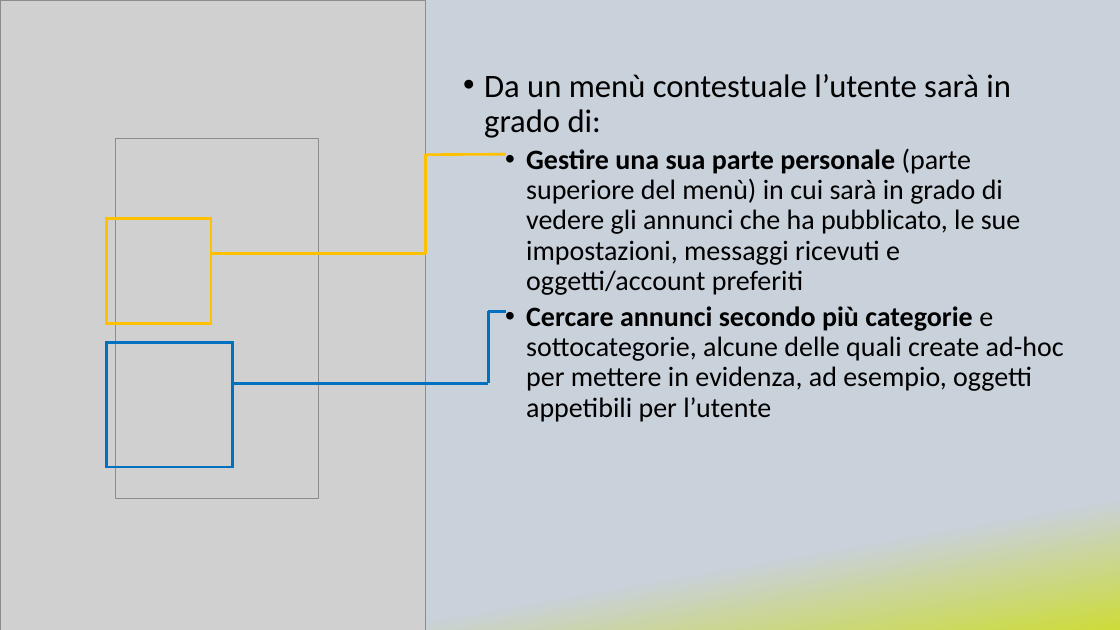
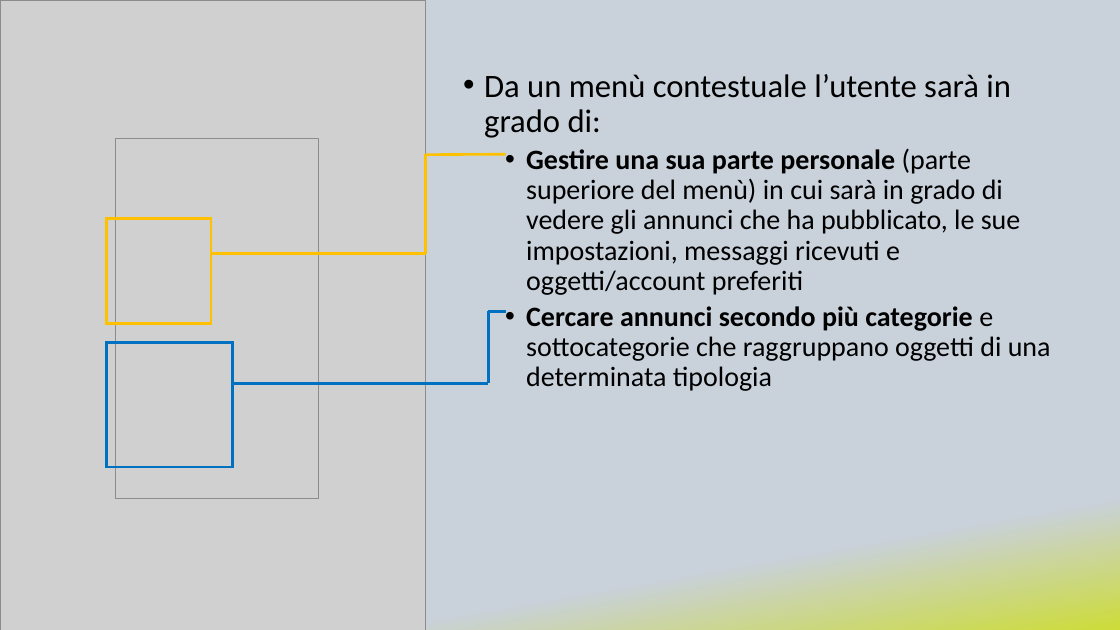
Before and after one commit to Dr-Dd/RentIT, a slide deck: slide 4 of mockup/presentazione - def.pptx. Drawn at 1120x630 pixels with LibreOffice and Linux fonts; fonts in the diff are those of the drawing; grey boxes stand for pictures. Boxes give left, top, right and bottom in pixels: in the first picture for what was removed or moved away, otherwise in the second. Text is boxed around its words. In the diff, an @@ line names an element or a change of style, - is before the commit and + after.

```diff
--- a/mockup/presentazione - def.pptx
+++ b/mockup/presentazione - def.pptx
@@ text at [526, 306, 1051, 391]: text changed @@
-  • Cercare annunci secondo più categorie e sottocategorie, alcune delle quali create ad-hoc per mettere in evidenza, ad esempio, oggetti appetibili per l’utente
+  • Cercare annunci secondo più categorie e sottocategorie che raggruppano oggetti di una determinata tipologia
```
Also in this commit, not shown: 1 slide added, 1 slide removed.
